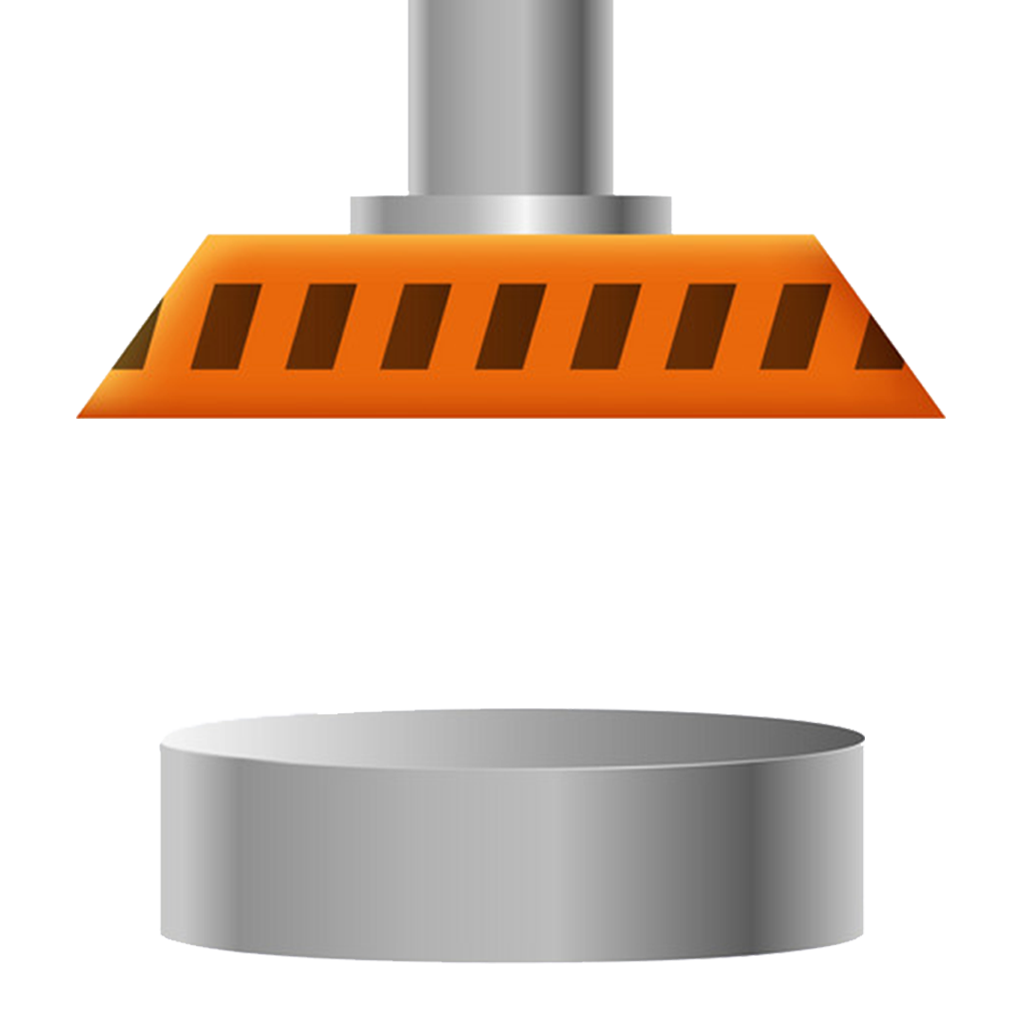
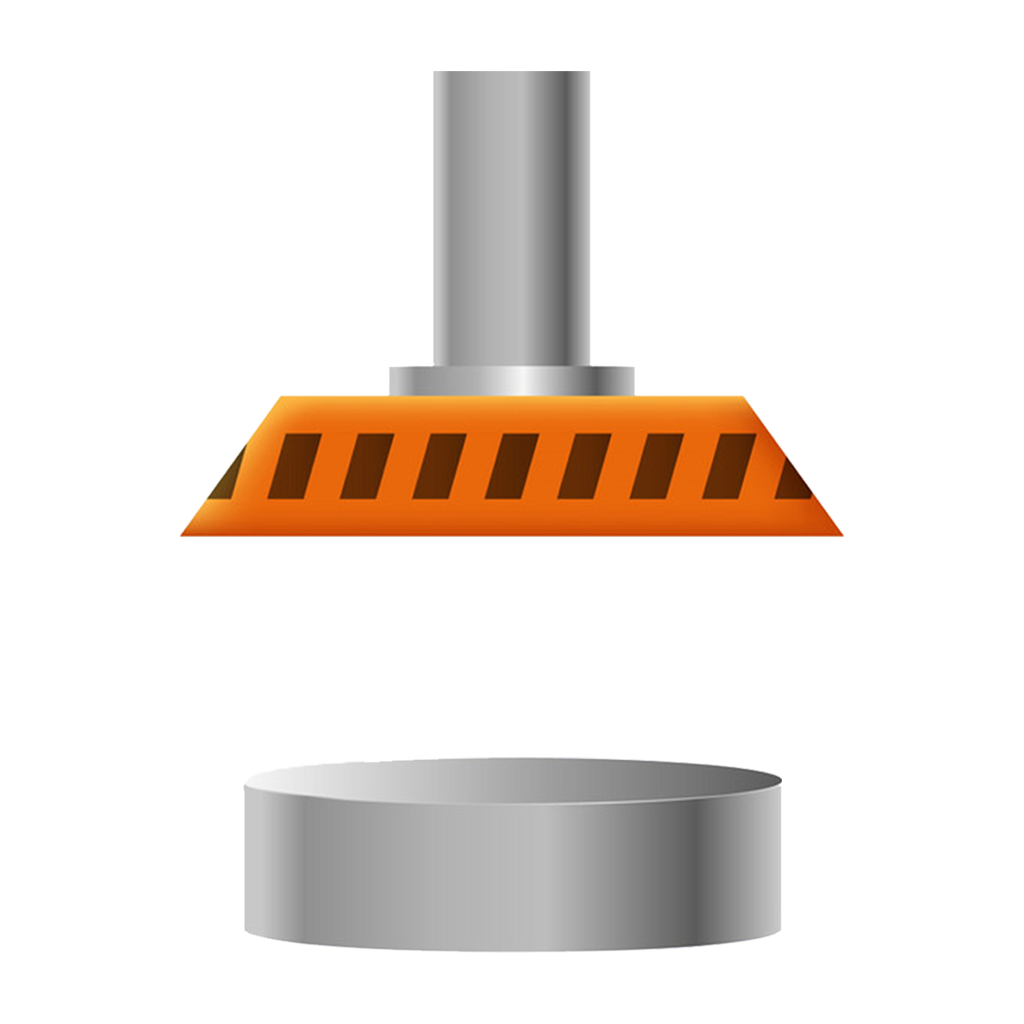
Two versions of the same layered image (1024px x 1024px). Layer-by-layer changes:
added group "Hydraulic press" with 2 layers above "Layer 1" over (180, 71, 844, 953)
moved "Hydraulic press, Top" into group "Hydraulic press", painted on it over (76, 0, 946, 537)
moved "Hydraulic press, Bottom" into group "Hydraulic press", painted on it over (159, 708, 865, 964)
